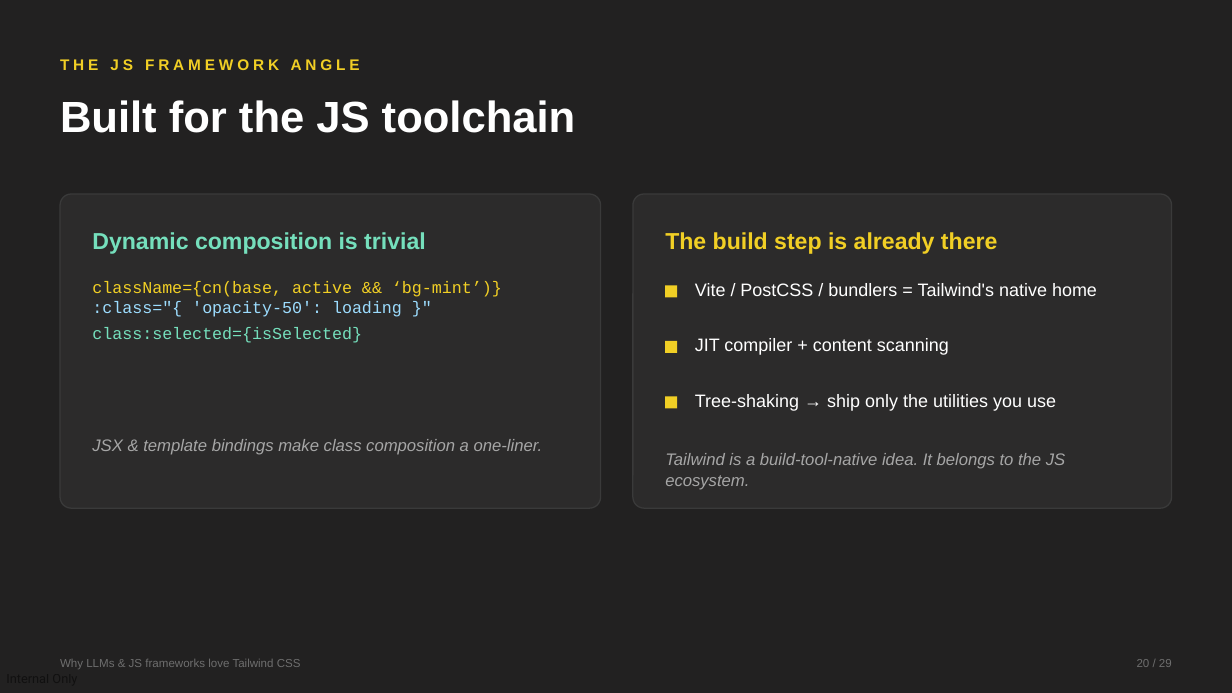
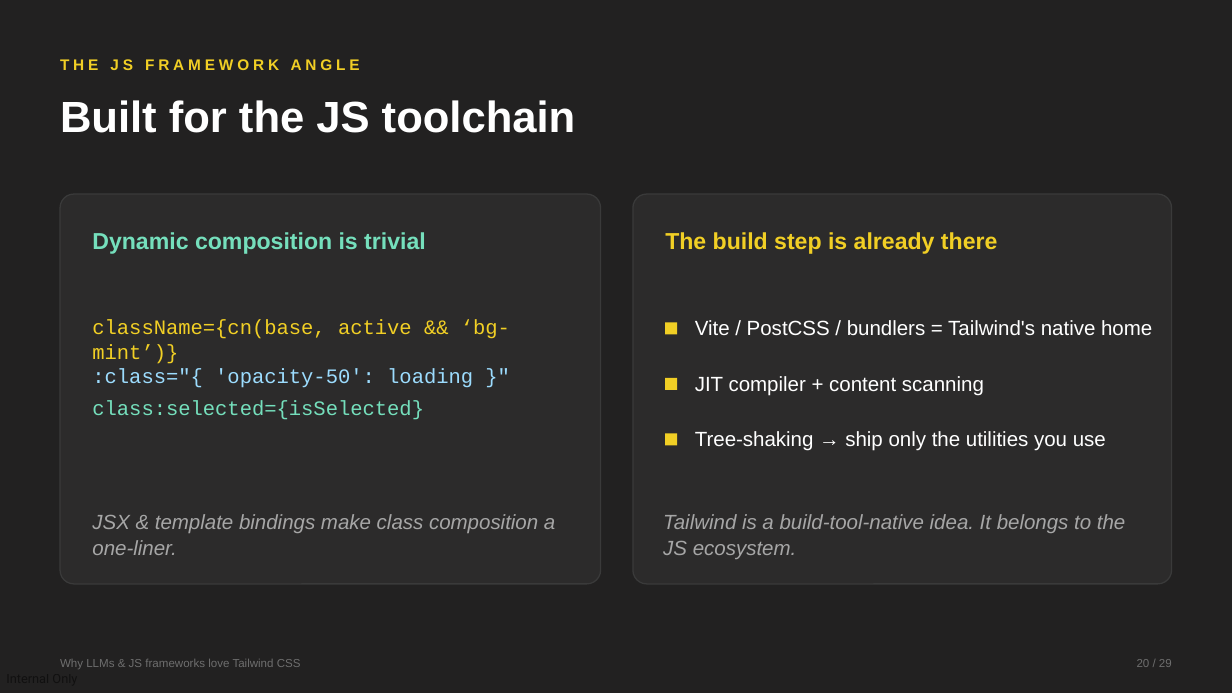
Before and after one commit to devlinduldulao/llm-loves-tailwind-and-js, a slide deck: slide 20 of why-llms-love-tailwind.pptx. Drawn at 1232x693 pixels with LibreOffice and Linux fonts; fonts in the diff are those of the drawing. Boxes give left, top, right and bottom in pixels: in the first picture for what was removed or moved away, otherwise in the second. Text is boxed around its words. In the diff, an @@ line names an element or a change of style, - is before the commit and + after.

```diff
--- a/why-llms-love-tailwind.pptx
+++ b/why-llms-love-tailwind.pptx
@@ rounded rectangle: place and size @@
-rounded rectangle at bbox=[60, 194, 601, 508]
+rounded rectangle at bbox=[60, 194, 601, 584]
@@ rounded rectangle: place and size @@
-rounded rectangle at bbox=[633, 194, 1172, 508]
+rounded rectangle at bbox=[633, 194, 1172, 584]
@@ size 14 to 16 pt in 3 elements at bbox=[695, 431, 1106, 451], bbox=[695, 320, 1152, 335], bbox=[695, 376, 984, 396] @@
@@ 4 texts, 3 rectangles: place and size @@
-4 texts, 3 rectangles at bbox=[92, 281, 1097, 411]
+4 texts, 3 rectangles at bbox=[92, 320, 1152, 451]
@@ size 13 to 16 pt in 3 elements at bbox=[92, 320, 510, 420], bbox=[663, 514, 1125, 559], bbox=[92, 514, 555, 555] @@
@@ text "JSX & template bindings make ...": place and size @@
-text "JSX & template bindings make ..." at bbox=[92, 439, 543, 455]
+text "JSX & template bindings make ..." at bbox=[92, 514, 555, 555]
@@ text "Tailwind is a build-tool-native idea. ...": place and size @@
-text "Tailwind is a build-tool-native idea. ..." at bbox=[665, 453, 1065, 490]
+text "Tailwind is a build-tool-native idea. ..." at bbox=[663, 514, 1125, 559]
```
Also in this commit, not shown: 22 other slides changed, 1 slide added, 1 other file.
